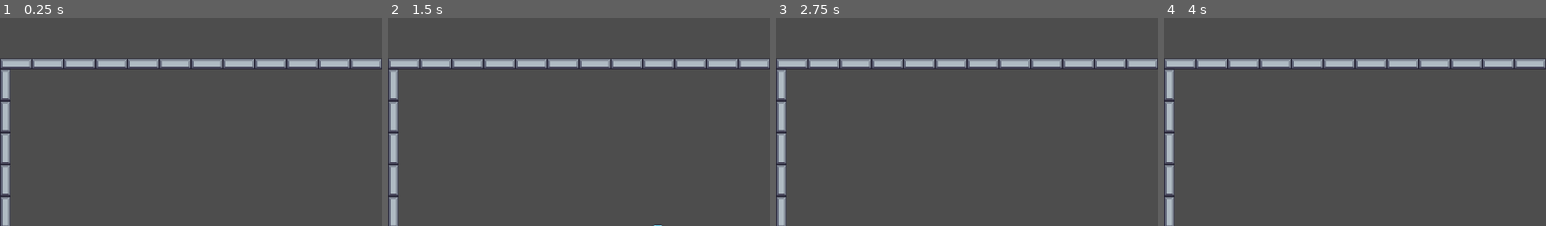
Above: before the commit, frames 1-4 (left to right).
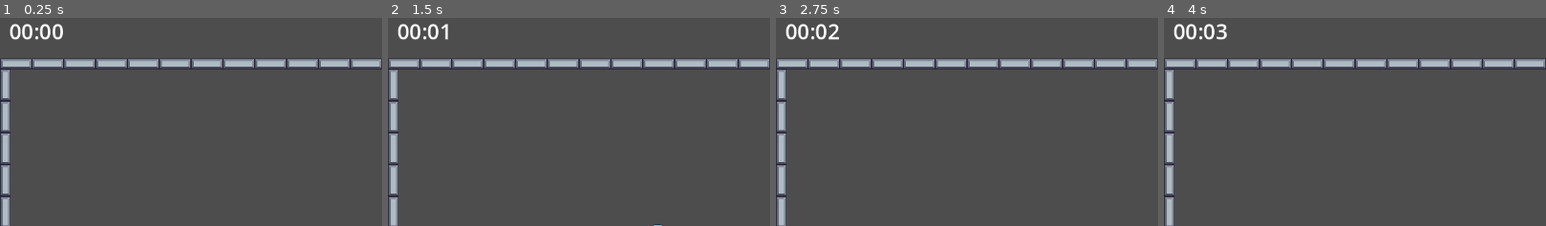
Above: after the commit, the same moments.

Repository: janzeman3/2D_jumping
Game: Godot game, scene res://main_screen.tscn
Two runs of this game, one before a commit and one after it. Both use one fixed random seed, a clock stepped at 60 frames per second and the inputs below.
Inputs:
- Up to frame 1 (0.25 s): no input
- Up to frame 2 (1.5 s): tap Enter at 0.5 s; hold Right (right) from 0.53 s (still down); tap Space (jump) at 0.6, 0.77, 1.07, 1.35 s
- Up to frame 3 (2.75 s): tap Space (jump) at 1.52, 1.82, 2.1 s; release Right (right) at 2.03 s; hold Left (left) from 2.03 s (still down)
- Up to frame 4 (4 s): tap Space (jump) at 2.75, 2.85, 3.02, 3.32, 3.6, 3.77 s; release Left (left) at 2.78 s; hold Right (right) from 2.78 s (still down)
The pictures show only the part of the screen within x 0-50%, y 0-50%; the shares and areas given below are measured in that part.

The runs differ from the first frame. In frame 1, 0.6% of the frame differs, in the area x 2-17%, y 2-11%; in frame 2, 0.5%; in frame 3, 0.5%; in frame 4, 0.6%.

Commit message:
Menu added
When all fruit is eaten, menu appear and allows restart of the game.

Signed-off-by: Jan Zeman <major.su@seznam.cz>

Diff:
--- a/Characters/character.gd
+++ b/Characters/character.gd
@@ -6,29 +6,31 @@
 var speed = 150
 var gravitation = 10
 var jump = 400
+var isOn = true
 
 func _physics_process(_delta: float) -> void:
-	# jumping and falling (vertical move)
-	if Input.is_action_just_pressed("jump") and is_on_floor():
-		velocity.y = - jump
-		$AnimatedSprite2D.play("jump")
-	elif not is_on_floor():
-		velocity.y += gravitation
-		if velocity.y < 0:
+	if isOn:
+		# jumping and falling (vertical move)
+		if Input.is_action_just_pressed("jump") and is_on_floor():
+			velocity.y = - jump
 			$AnimatedSprite2D.play("jump")
+		elif not is_on_floor():
+			velocity.y += gravitation
+			if velocity.y < 0:
+				$AnimatedSprite2D.play("jump")
+			else:
+				$AnimatedSprite2D.play("fall")
+
+		# runing or horizontal flying (horizontal move)
+		var direction = Input.get_axis("left", "right")
+		if direction:
+			velocity.x = direction * speed
+			if is_on_floor():
+				$AnimatedSprite2D.play("run")
+			$AnimatedSprite2D.flip_h = (direction<0)
 		else:
-			$AnimatedSprite2D.play("fall")
+			velocity.x = 0
+			if is_on_floor():
+				$AnimatedSprite2D.play("idle")
 
-	# runing or horizontal flying (horizontal move)
-	var direction = Input.get_axis("left", "right")
-	if direction:
-		velocity.x = direction * speed
-		if is_on_floor():
-			$AnimatedSprite2D.play("run")
-		$AnimatedSprite2D.flip_h = (direction<0)
-	else:
-		velocity.x = 0
-		if is_on_floor():
-			$AnimatedSprite2D.play("idle")
-
-	move_and_slide()
+		move_and_slide()
--- a/Engine/game.gd
+++ b/Engine/game.gd
@@ -4,6 +4,8 @@
 signal scoreAdded
 
 var score = 0
+var time_start = 0
+var all_fruit_taken = false
 
 func addScore(value):
 	score += value
@@ -12,3 +14,5 @@
 
 func restart():
 	score = 0
+	all_fruit_taken = false
+	time_start = Time.get_ticks_msec()
--- a/main_screen.gd
+++ b/main_screen.gd
@@ -15,15 +15,41 @@
 	while not found_fruit and idx < child_number:
 		if get_child(idx) is Fruit:
 			found_fruit = true
-			print("EndChecker:" + get_child(idx).name + " found")
 		idx += 1
 
 	if not found_fruit:
 		print("EndChecker: Game Over!")
+		Game.all_fruit_taken = true
 		gameOver()
 
 func gameStart():
+	$GameMenu.visible = false
+	$Time.start()
+	Game.restart()
 	$EndCheck.start()
+	$VirtualGuy.isOn = true
 
 func gameOver():
+	$Time.stop()
 	$EndCheck.stop()
+	$VirtualGuy.isOn = false
+	move_child($GameMenu, -1)
+	$GameMenu.visible = true
+	$"GameMenu/YourTime".text = $TimeCounter.text
+	if Game.all_fruit_taken:
+		$"GameMenu/YourTimeLabel".text = "You succeeded in time: "
+	else:
+		$"GameMenu/YourTimeLabel".text = "Game interupted in time: "
+
+func _on_time_timeout() -> void:
+	var allSeconds = int((Time.get_ticks_msec()-Game.time_start)/1000)
+	var minutes = int(allSeconds / 60)
+	var seconds = allSeconds % 60
+	$TimeCounter.text = "%02d:%02d" % [minutes,seconds]
+
+func _on_exit_button_pressed() -> void:
+	get_tree().quit()
+
+func _on_again_button_pressed() -> void:
+	gameStart()
+	get_tree().change_scene_to_file("res://main_screen.tscn")
--- a/main_screen.tscn
+++ b/main_screen.tscn
@@ -11,6 +11,8 @@
 [ext_resource type="PackedScene" uid="uid://rxl274wefg7b" path="res://Items/orange.tscn" id="9_4sv2p"]
 [ext_resource type="PackedScene" uid="uid://d3anl5e1k1ja7" path="res://Items/pineapple.tscn" id="10_0osx7"]
 [ext_resource type="PackedScene" uid="uid://bsmkequc1sufb" path="res://Items/strawberry.tscn" id="11_62wn8"]
+
+[sub_resource type="StyleBoxFlat" id="StyleBoxFlat_62wn8"]
 
 [sub_resource type="TileSetAtlasSource" id="TileSetAtlasSource_w0p2i"]
 texture = ExtResource("1_tjn2e")
@@ -262,10 +264,55 @@
 [node name="MainScreen" type="Node2D"]
 script = ExtResource("1_kwhh3")
 
+[node name="GameMenu" type="Panel" parent="."]
+offset_right = 1150.0
+offset_bottom = 647.0
+theme_override_styles/panel = SubResource("StyleBoxFlat_62wn8")
+
+[node name="YourTimeLabel" type="Label" parent="GameMenu"]
+layout_mode = 0
+offset_left = 17.0
+offset_top = 147.0
+offset_right = 1135.0
+offset_bottom = 189.0
+theme_override_font_sizes/font_size = 32
+text = "Your time:"
+horizontal_alignment = 1
+
+[node name="YourTime" type="Label" parent="GameMenu"]
+layout_mode = 0
+offset_left = 16.0
+offset_top = 196.0
+offset_right = 1135.0
+offset_bottom = 284.0
+theme_override_font_sizes/font_size = 64
+text = "00:00"
+horizontal_alignment = 1
+
+[node name="AgainButton" type="Button" parent="GameMenu"]
+layout_mode = 0
+offset_left = 392.0
+offset_top = 332.0
+offset_right = 805.0
+offset_bottom = 424.0
+theme_override_font_sizes/font_size = 48
+text = "Try again!"
+
+[node name="ExitButton" type="Button" parent="GameMenu"]
+offset_left = 393.0
+offset_top = 434.0
+offset_right = 804.0
+offset_bottom = 529.0
+theme_override_font_sizes/font_size = 36
+text = "Exit"
+
 [node name="Map" type="TileMap" parent="."]
 tile_set = SubResource("TileSet_7a4el")
 format = 2
 layer_0/tile_data = PackedInt32Array(2555904, 786432, 4, 2555905, 851968, 4, 2555906, 917504, 4, 2555907, 786432, 4, 25 …(4205 unchanged characters)…
+
+[node name="VirtualGuy" parent="." instance=ExtResource("5_4sclt")]
+position = Vector2(263, 429)
 
 [node name="ScoreCounter" type="Label" parent="."]
 offset_left = 950.0
@@ -276,12 +323,21 @@
 text = "0"
 horizontal_alignment = 2
 
-[node name="VirtualGuy" parent="." instance=ExtResource("5_4sclt")]
-position = Vector2(263, 429)
-
 [node name="EndCheck" type="Timer" parent="."]
 wait_time = 0.5
 
+[node name="Time" type="Timer" parent="."]
+process_callback = 0
+wait_time = 0.2
+
+[node name="TimeCounter" type="Label" parent="."]
+offset_left = 14.0
+offset_top = 16.0
+offset_right = 108.0
+offset_bottom = 63.0
+theme_override_font_sizes/font_size = 32
+text = "00:00"
+
 [node name="Apple" parent="." instance=ExtResource("5_ywh4s")]
 position = Vector2(648, 610)
 
@@ -306,4 +362,7 @@
 [node name="Strawberry" parent="." instance=ExtResource("11_62wn8")]
 position = Vector2(601, 613)
 
+[connection signal="pressed" from="GameMenu/AgainButton" to="." method="_on_again_button_pressed"]
+[connection signal="pressed" from="GameMenu/ExitButton" to="." method="_on_exit_button_pressed"]
 [connection signal="timeout" from="EndCheck" to="." method="_on_end_check_timeout"]
+[connection signal="timeout" from="Time" to="." method="_on_time_timeout"]
Not shown: 1 places in main_screen.tscn that only renumber resources
